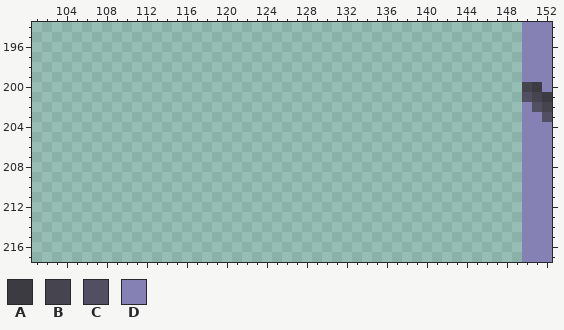
File history of a pixel-art file, ASSETS/TEXTURES/GROUND/OUTSIDE.aseprite. This is how it looked before the edit.
250x250 pixels, 1 frame. Colours within 5 levels of each other are drawn and written as one. Shown: x 101..152, y 194..217.
Palette (. is transparent): A #3c3b42  B #46454f  C #524f62  D #8681b4
Pixels before, first column x 150:
194 DDD
195 DDD
196 DDD
197 DDD
198 DDD
199 DDD
200 BAD
201 CBA
202 DCB
203 DDC
204 DDD
205 DDD
206 DDD
207 DDD
208 DDD
209 DDD
210 DDD
211 DDD
212 DDD
213 DDD
214 DDD
215 DDD
216 DDD
217 DDD
And afterwards:
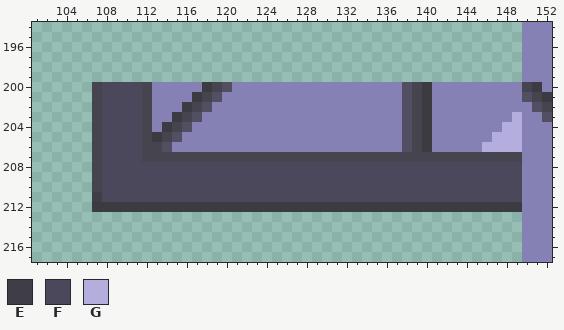
Colours new in this view: E #3f3d48  F #4a485a  G #b3aede
Diff:
Layer "GROUND":
y 200: x 107..149 ........................................... -> BFFFFBDDDDDABCDDDDDDDDDDDDDDDDDCBADDDDDDDDD
y 201: x 107..149 ........................................... -> BFFFFBDDDDABCDDDDDDDDDDDDDDDDDDCBADDDDDDDDD
y 202: x 107..149 ........................................... -> BFFFFBDDDABCDDDDDDDDDDDDDDDDDDDCBADDDDDDDDD
y 203: x 107..149 ........................................... -> BFFFFBDDABCDDDDDDDDDDDDDDDDDDDDCBADDDDDDDDG
y 204: x 107..149 ........................................... -> BFFFFBDABCDDDDDDDDDDDDDDDDDDDDDCBADDDDDDDGG
y 205: x 107..149 ........................................... -> BFFFFBABCDDDDDDDDDDDDDDDDDDDDDDCBADDDDDDGGG
y 206: x 107..149 ........................................... -> BFFFFBBCDDDDDDDDDDDDDDDDDDDDDDDCBADDDDDGGGG
y 207: x 107..149 ........................................... -> BFFFFBBBBBBBBBBBBBBBBBBBBBBBBBBBBBBBBBBBBBB
y 208..210: x 107..149 ........................................... -> BFFFFFFFFFFFFFFFFFFFFFFFFFFFFFFFFFFFFFFFFFF
y 211: x 107..149 ........................................... -> EFFFFFFFFFFFFFFFFFFFFFFFFFFFFFFFFFFFFFFFFFF
y 212: x 107..149 ........................................... -> AAAAAAAAAAAAAAAAAAAAAAAAAAAAAAAAAAAAAAAAAAA
Changed places in both pictures, as pixel boxes (x1, y1, x2, y2):
added: (92, 82, 522, 212)
